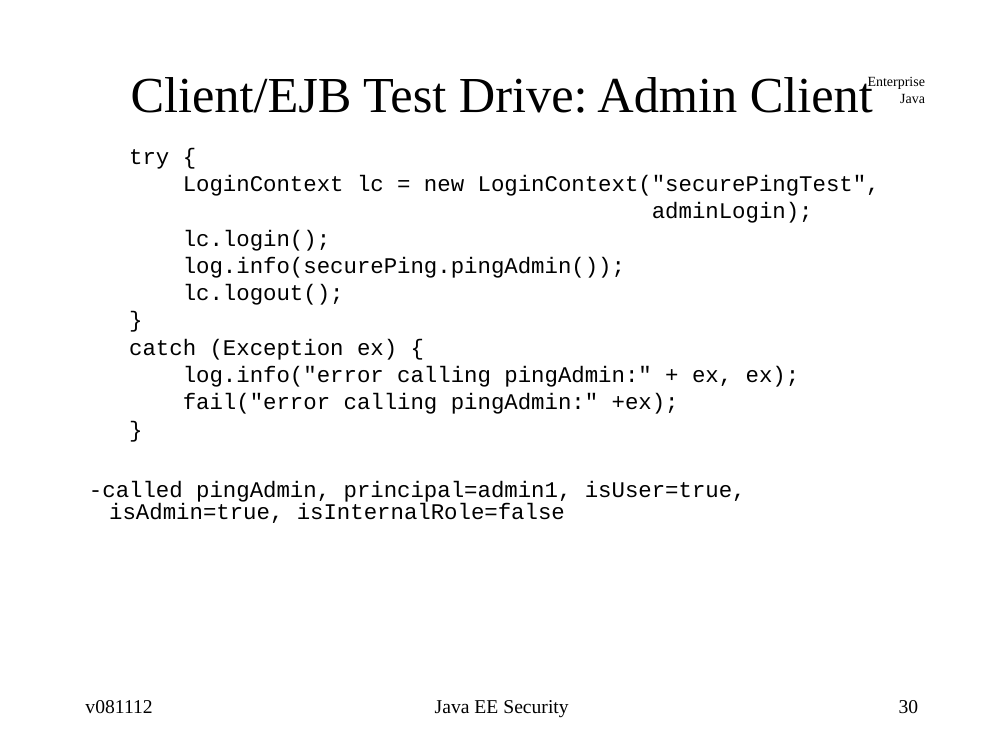
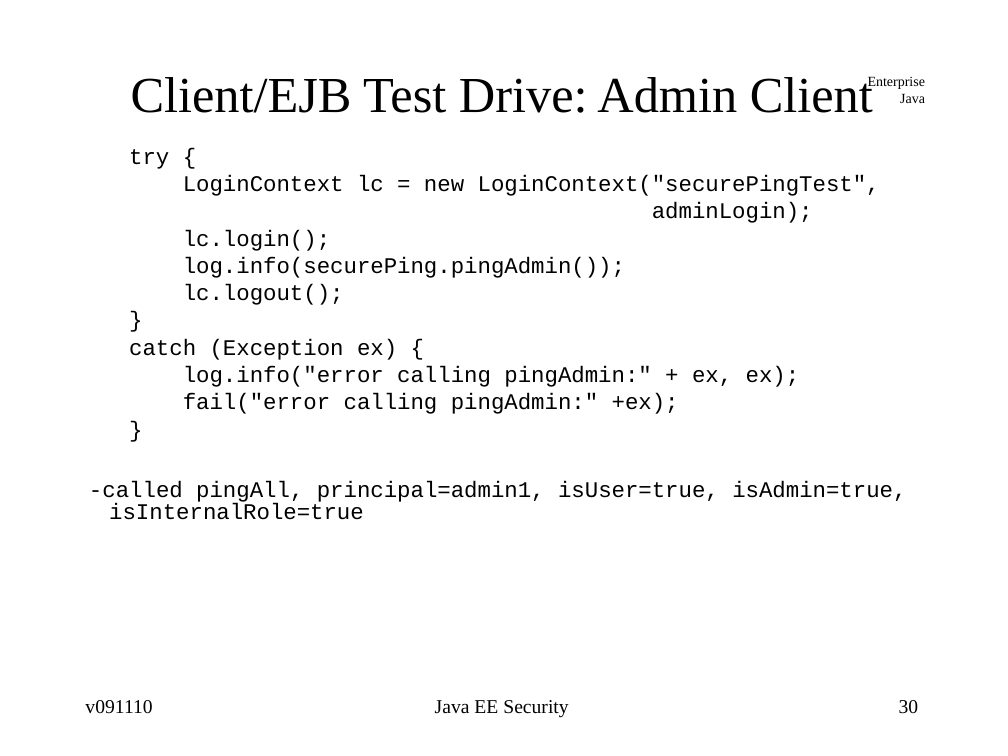
Before and after one commit to jcstaff/ejava-javaee, a slide deck: slide 30 of securePing/src/site/resources/lectures/javaeeSecurity.ppt. Drawn at 1008x756 pixels with LibreOffice and Linux fonts; fonts in the diff are those of the drawing. Boxes give left, top, right and bottom in pixels: in the first picture for what was removed or moved away, otherwise in the second. Text is boxed around its words. In the diff, an @@ line names an element or a change of style, - is before the commit and + after.

```diff
--- a/securePing/src/site/resources/lectures/javaeeSecurity.ppt
+++ b/securePing/src/site/resources/lectures/javaeeSecurity.ppt
@@ text at (89,480,906,520): text changed @@
--called pingAdmin, principal=admin1, isUser=true, isAdmin=true, isInternalRole=false
+-called pingAll, principal=admin1, isUser=true, isAdmin=true, isInternalRole=true
@@ text at (85,700,152,714): text changed @@
-v081112
+v091110
```
Also in this commit, not shown: 45 other slides changed, 9 other files.
